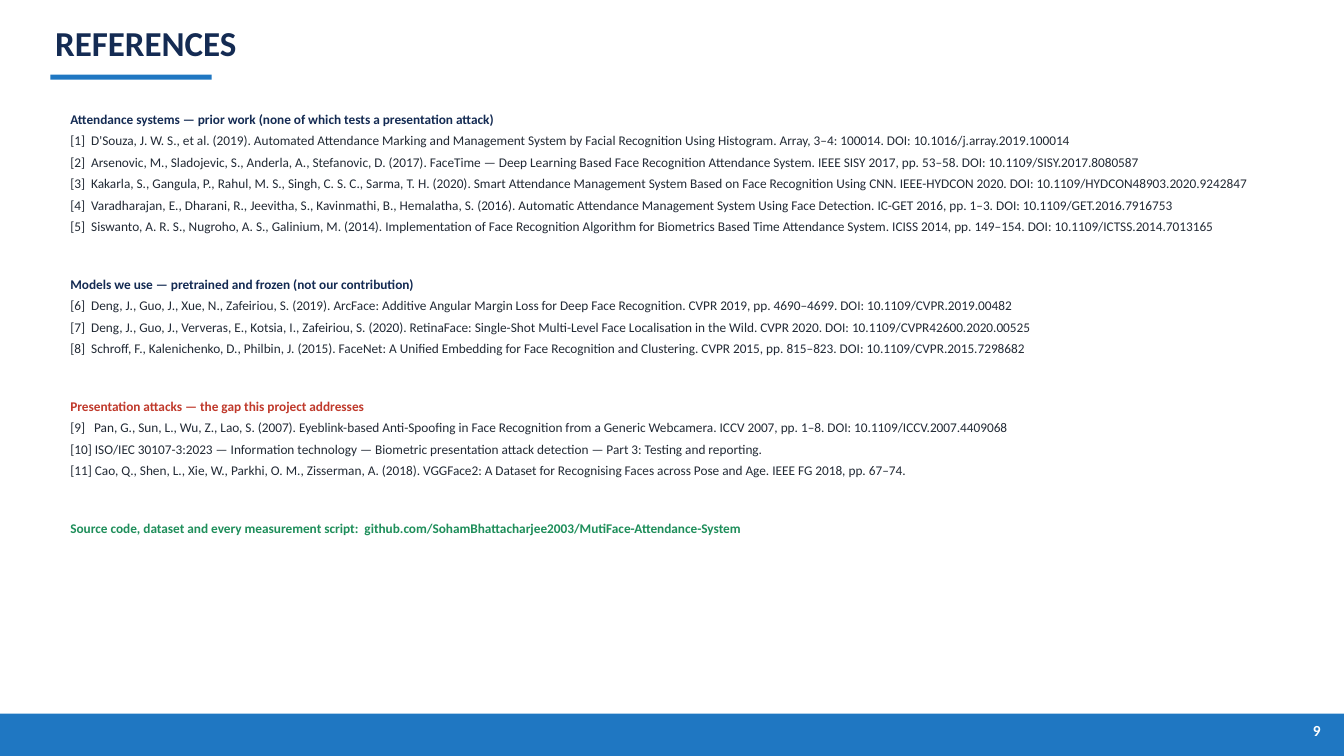
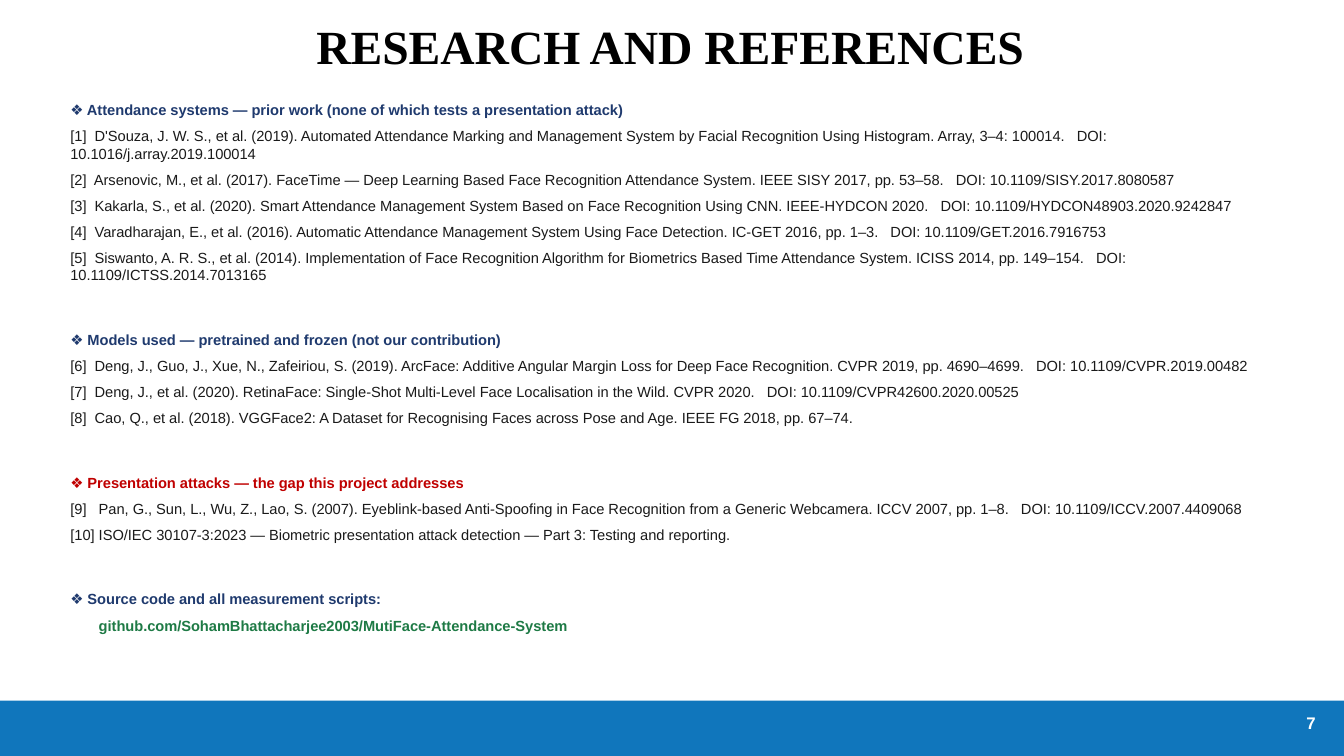
Before and after one commit to SohamBhattacharjee2003/MutiFace-Attendance-System, a slide deck: slide 7 of Server/results/PresenceAI_Presentation.pptx (slide 10 before the commit). Drawn at 1344x756 pixels with LibreOffice and Linux fonts; fonts in the diff are those of the drawing. Boxes give left, top, right and bottom in pixels: in the first picture for what was removed or moved away, otherwise in the second. Text is boxed around its words. In the diff, an @@ line names an element or a change of style, - is before the commit and + after.

Commit message:
Rebuild the deck in the department template exactly
Follows Project_Presentation_Format_2025: white background, centred Times New Roman
headings, Arial body with the "❖" section markers, and the full-width blue footer bar
carrying a white slide number. Seven slides — Title, Idea, Technical Approach ×2,
Results, Impact, References — with the technical part split in two as requested.

Content trimmed: the previous version was too dense to read from a projector.

```diff
--- a/Server/results/PresenceAI_Presentation.pptx
+++ b/Server/results/PresenceAI_Presentation.pptx
@@ text at box(316, 32, 1024, 65): text changed; size 25 to 34 pt; font Calibri to Times New Roman; text colour #142B53 to #000000 @@
-REFERENCES
+RESEARCH AND REFERENCES
@@ rectangle removed at box(50, 75, 212, 80) @@
@@ text "❖ Attendance systems — prior ...": place and size @@
-text "❖ Attendance systems — prior ..." at box(70, 114, 1247, 536)
+text "❖ Attendance systems — prior ..." at box(70, 104, 1247, 634)
@@ text at box(87, 104, 623, 118): text changed; size 9.5 to 10.5 pt; font Calibri to Arial; text colour #142B53 to #1F3A6E @@
-Attendance systems — prior work (none of which tests a presentation attack)
+❖ Attendance systems — prior work (none of which tests a presentation attack)
@@ text at box(70, 130, 1247, 517): size 9.5 to 10.5 pt, font Calibri to Arial, text colour #222A35 to #1A1A1A in "[1] D'Souza, J. W. S., et al. ...", "[6] Deng, J., Guo, J., Xue, N., ...", "[9] Pan, G., Sun, L., Wu, Z., ..."; more space between paragraphs @@
@@ text at box(70, 174, 1232, 348): text changed; size 9.5 to 10.5 pt; font Calibri to Arial; text colour #222A35 to #1A1A1A @@
-[2] Arsenovic, M., Sladojevic, S., Anderla, A., Stefanovic, D. (2017). FaceTime — Deep Learning Based Face Recognition Attendance System. IEEE SISY 2017, pp. 53–58. DOI: 10.1109/SISY.2017.8080587
-[3] Kakarla, S., Gangula, P., Rahul, M. S., Singh, C. S. C., Sarma, T. H. (2020). Smart Attendance Management System Based on Face Recognition Using CNN. IEEE-HYDCON 2020. DOI: 10.1109/HYDCON48903.2020.9242847
-[4] Varadharajan, E., Dharani, R., Jeevitha, S., Kavinmathi, B., Hemalatha, S. (2016). Automatic Attendance Management System Using Face Detection. IC-GET 2016, pp. 1–3. DOI: 10.1109/GET.2016.7916753
-[5] Siswanto, A. R. S., Nugroho, A. S., Galinium, M. (2014). Implementation of Face Recognition Algorithm for Biometrics Based Time Attendance System. ICISS 2014, pp. 149–154. DOI: 10.1109/ICTSS.2014.7013165
-Models we use — pretrained and frozen (not our contribution)
+[2] Arsenovic, M., et al. (2017). FaceTime — Deep Learning Based Face Recognition Attendance System. IEEE SISY 2017, pp. 53–58. DOI: 10.1109/SISY.2017.8080587
+[3] Kakarla, S., et al. (2020). Smart Attendance Management System Based on Face Recognition Using CNN. IEEE-HYDCON 2020. DOI: 10.1109/HYDCON48903.2020.9242847
+[4] Varadharajan, E., et al. (2016). Automatic Attendance Management System Using Face Detection. IC-GET 2016, pp. 1–3. DOI: 10.1109/GET.2016.7916753
+[5] Siswanto, A. R. S., et al. (2014). Implementation of Face Recognition Algorithm for Biometrics Based Time Attendance System. ICISS 2014, pp. 149–154. DOI: 10.1109/ICTSS.2014.7013165
+❖ Models used — pretrained and frozen (not our contribution)
@@ text at box(70, 386, 1019, 491): text changed; size 9.5 to 10.5 pt; font Calibri to Arial; text colour #222A35 to #1A1A1A @@
-[7] Deng, J., Guo, J., Ververas, E., Kotsia, I., Zafeiriou, S. (2020). RetinaFace: Single-Shot Multi-Level Face Localisation in the Wild. CVPR 2020. DOI: 10.1109/CVPR42600.2020.00525
-[8] Schroff, F., Kalenichenko, D., Philbin, J. (2015). FaceNet: A Unified Embedding for Face Recognition and Clustering. CVPR 2015, pp. 815–823. DOI: 10.1109/CVPR.2015.7298682
-Presentation attacks — the gap this project addresses
+[7] Deng, J., et al. (2020). RetinaFace: Single-Shot Multi-Level Face Localisation in the Wild. CVPR 2020. DOI: 10.1109/CVPR42600.2020.00525
+[8] Cao, Q., et al. (2018). VGGFace2: A Dataset for Recognising Faces across Pose and Age. IEEE FG 2018, pp. 67–74.
+❖ Presentation attacks — the gap this project addresses
@@ text at box(70, 529, 731, 634): text changed; size 9.5 to 10.5 pt; font Calibri to Arial; text colour #222A35 to #1A1A1A; bold on @@
-[10] ISO/IEC 30107-3:2023 — Information technology — Biometric presentation attack detection — Part 3: Testing and reporting.
-[11] Cao, Q., Shen, L., Xie, W., Parkhi, O. M., Zisserman, A. (2018). VGGFace2: A Dataset for Recognising Faces across Pose and Age. IEEE FG 2018, pp. 67–74.
-Source code, dataset and every measurement script: github.com/SohamBhattacharjee2003/MutiFace-Attendance-System
+[10] ISO/IEC 30107-3:2023 — Biometric presentation attack detection — Part 3: Testing and reporting.
+❖ Source code and all measurement scripts:
+github.com/SohamBhattacharjee2003/MutiFace-Attendance-System
@@ rectangle: place and size @@
-rectangle at box(0, 714, 1344, 756)
+rectangle at box(0, 701, 1344, 756)
@@ rectangle at box(0, 701, 1344, 756): fill #1F77C2 to #1076BC @@
@@ text added at box(1306, 717, 1315, 729), 12 pt, text #FFFFFF, bold @@
+7
@@ text removed at box(1313, 726, 1321, 736) @@
-9
```
Also in this commit, not shown: 2 other slides changed, 4 slides added, 8 slides removed, 8 other files.
